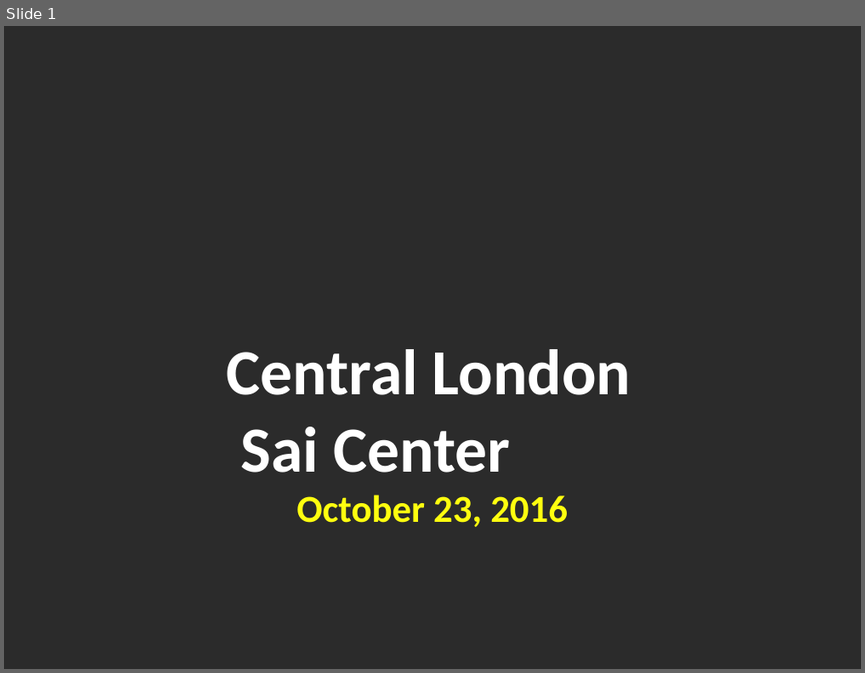
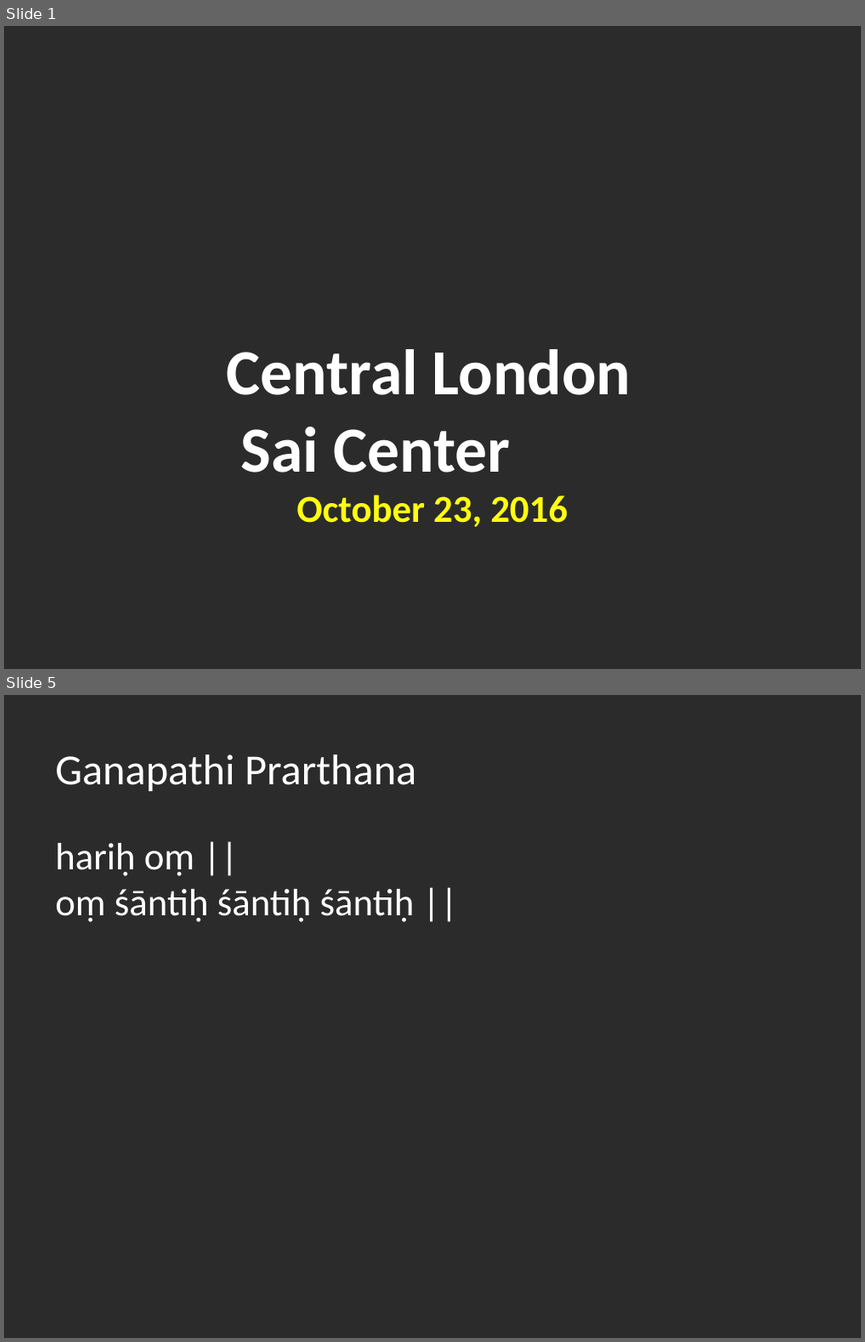
Before and after one commit to riteshreddyr/bhajanpresentationmaker, a slide deck: generated_ppts/bhajans.pptx. Shown one above the other, each under a label of ours: slide 1 before the commit, slides 1 and 5 after it; the slides between them are not shown. The pictures are 865x673 and 865x1342 pixels, drawn with LibreOffice and Linux fonts; fonts in the diff are those of the drawing; background and template pictures are left out; a plain dark background stands for a picture behind light text. Boxes give left, top, right and bottom in pixels: in the first picture for what was removed or moved away, otherwise in the second. Text is boxed around its words. In the diff, an @@ line names an element or a change of style, - is before the commit and + after.

Commit message:
Change experimental presentation manager templating to be more specific.
Fixes bug where text was being cut off it it included braces (escaping
issue)

```diff
--- a/generated_ppts/bhajans.pptx
+++ b/generated_ppts/bhajans.pptx
@@ slide 5 added at [4,695,861,1338], background picture (left out) @@
@@ text added at [55,755,416,791], 36 pt, text #FFFFFF @@
+Ganapathi Prarthana
@@ text added at [55,843,415,922], 32 pt, text #FFFFFF @@
+hariḥ oṃ ||
+oṃ śāntiḥ śāntiḥ śāntiḥ ||
```
Also in this commit, not shown: 3 other slides added, 2 slides removed, 1 other file.
